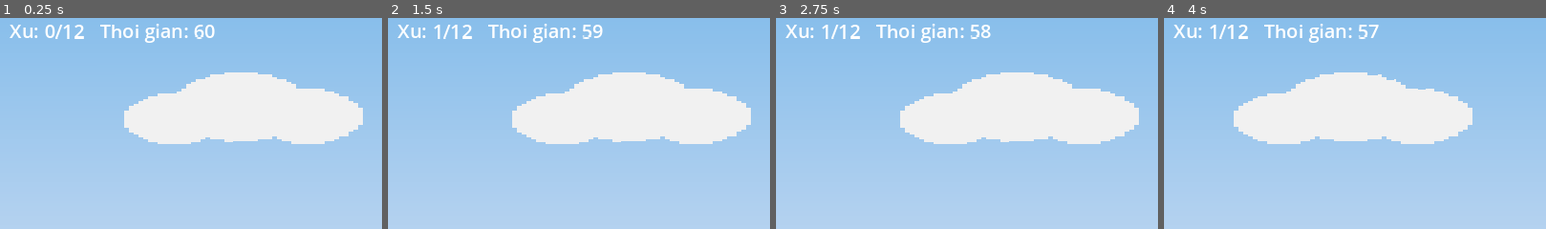
Above: before the commit, frames 1-4 (left to right).
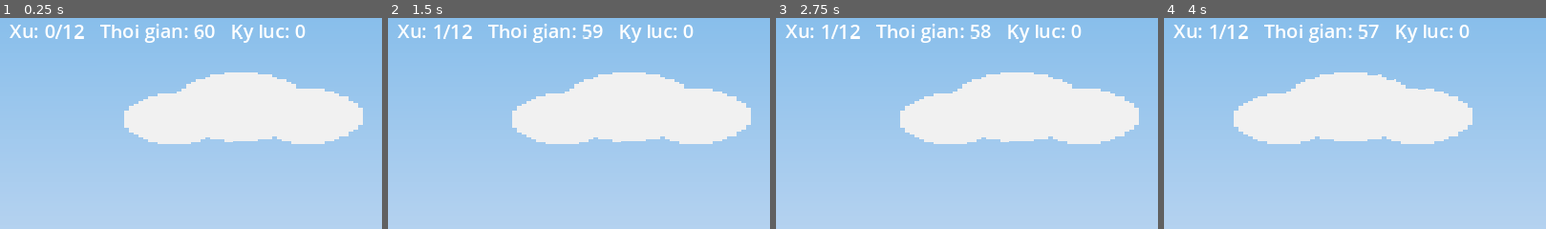
Above: after the commit, the same moments.

Repository: dokhanh1688lc1-hash/MrKStudioGame
Game: Godot game, scene res://main.tscn
Same seed, same stepped clock (60 frames per second), same inputs: the game is played once before the commit and once after it.
Inputs:
- Up to frame 1 (0.25 s): no input
- Up to frame 2 (1.5 s): tap Enter at 0.5 s; hold Right (move_right) from 0.53 s (still down); tap Space (jump) at 0.6, 0.77, 1.07, 1.35 s
- Up to frame 3 (2.75 s): tap Space (jump) at 1.52, 1.82, 2.1 s; release Right (move_right) at 2.03 s; hold Left (move_left) from 2.03 s (still down)
- Up to frame 4 (4 s): release Left (move_left) at 2.78 s; hold Right (move_right) from 2.78 s (still down); tap Space (jump) at 2.85, 3.02, 3.32, 3.6, 3.77 s
The pictures show only the part of the screen within x 0-50%, y 0-50%; the shares and areas given below are measured in that part.

The runs differ from the first frame. In frame 1, 0.5% of the frame differs, in the area x 60-80%, y 3-12%; in frame 2, 0.5%; in frame 3, 0.5%; in frame 4, 0.5%.

Commit message:
Add production features: documents, QA tests, builds+release checklist, finance, analytics, studio manager, 13 department pages; extend Godot sample; honest roadmap audit
Co-Authored-By: Claude Sonnet 5.5 <noreply@anthropic.com>
Claude-Session: https://claude.ai/code/session_01YDXSrZaQr7gfjFuCFX2Zii

Diff:
--- a/samples/godot-coin-dash/scripts/main.gd
+++ b/samples/godot-coin-dash/scripts/main.gd
@@ -18,6 +18,7 @@
 ]
 
 var player: Player
+var best: Dictionary = {"score": 0, "time_left": 0.0}
 var score := 0
 var time_left := TIME_LIMIT
 var finished := false
@@ -28,6 +29,7 @@
 
 
 func _ready() -> void:
+	best = Progress.load_best()
 	_setup_input()
 	_build_background()
 	for p in PLATFORMS:
@@ -53,7 +55,7 @@
 	if finished:
 		return
 	time_left = maxf(0.0, time_left - delta)
-	_label.text = "Xu: %d/%d   Thoi gian: %d" % [score, COINS.size(), ceili(time_left)]
+	_label.text = "Xu: %d/%d   Thoi gian: %d   Ky luc: %d" % [score, COINS.size(), ceili(time_left), best["score"]]
 	if time_left <= 0.0:
 		_finish("Het gio! Diem: %d/%d\nNhan R de choi lai" % [score, COINS.size()])
 
@@ -68,6 +70,10 @@
 func _finish(text: String) -> void:
 	finished = true
 	player.enabled = false
+	var new_record := Progress.record(score, time_left)
+	if new_record:
+		best = Progress.load_best()
+		text += "\nKy luc moi!"
 	_msg.text = text
 	_msg.visible = true
 
--- /dev/null
+++ b/samples/godot-coin-dash/scripts/progress.gd
@@ -0,0 +1,33 @@
+class_name Progress
+extends RefCounted
+## Luu tien trinh (ky luc) vao user://. Logic thuan, de kiem thu headless.
+
+const DEFAULT_PATH := "user://coin_dash.cfg"
+
+
+## Ky luc moi neu nhieu xu hon, hoac bang xu nhung con nhieu thoi gian hon.
+static func is_better(score: int, time_left: float, best_score: int, best_time_left: float) -> bool:
+	if score != best_score:
+		return score > best_score
+	return time_left > best_time_left
+
+
+static func load_best(path: String = DEFAULT_PATH) -> Dictionary:
+	var cfg := ConfigFile.new()
+	if cfg.load(path) != OK:
+		return {"score": 0, "time_left": 0.0}
+	return {
+		"score": int(cfg.get_value("progress", "best_score", 0)),
+		"time_left": float(cfg.get_value("progress", "best_time_left", 0.0)),
+	}
+
+
+## Tra ve true neu da ghi ky luc moi.
+static func record(score: int, time_left: float, path: String = DEFAULT_PATH) -> bool:
+	var best := load_best(path)
+	if not is_better(score, time_left, best["score"], best["time_left"]):
+		return false
+	var cfg := ConfigFile.new()
+	cfg.set_value("progress", "best_score", score)
+	cfg.set_value("progress", "best_time_left", time_left)
+	return cfg.save(path) == OK
--- /dev/null
+++ b/samples/godot-coin-dash/tests/run_tests.gd
@@ -0,0 +1,39 @@
+extends SceneTree
+## Chay: godot --headless --path . --script tests/run_tests.gd
+## Thoat voi ma 0 neu tat ca dat, 1 neu co test that bai.
+
+var _failed := 0
+
+
+func _check(name: String, ok: bool) -> void:
+	if ok:
+		print("PASS  ", name)
+	else:
+		print("FAIL  ", name)
+		_failed += 1
+
+
+func _init() -> void:
+	_check("nhieu xu hon la ky luc", Progress.is_better(5, 10.0, 4, 50.0))
+	_check("it xu hon khong phai ky luc", not Progress.is_better(3, 50.0, 4, 1.0))
+	_check("bang xu, con nhieu thoi gian hon la ky luc", Progress.is_better(12, 30.0, 12, 20.0))
+	_check("bang het khong phai ky luc", not Progress.is_better(12, 20.0, 12, 20.0))
+
+	var path := "user://coin_dash_test.cfg"
+	DirAccess.remove_absolute(ProjectSettings.globalize_path(path))
+	_check("chua co file -> ky luc 0", Progress.load_best(path)["score"] == 0)
+	_check("ghi ky luc dau tien", Progress.record(7, 12.5, path))
+	var b := Progress.load_best(path)
+	_check("doc lai dung diem", b["score"] == 7)
+	_check("doc lai dung thoi gian", is_equal_approx(b["time_left"], 12.5))
+	_check("khong ghi de ky luc tot hon", not Progress.record(5, 40.0, path))
+	_check("ky luc van la 7", Progress.load_best(path)["score"] == 7)
+	DirAccess.remove_absolute(ProjectSettings.globalize_path(path))
+
+	var main_script: GDScript = load("res://scripts/main.gd")
+	_check("main.gd nap duoc", main_script != null)
+	for res in ["player.png", "coin.png", "tile.png", "background.png", "coin.wav", "jump.wav"]:
+		_check("co tai san " + res, ResourceLoader.exists("res://assets/" + res))
+
+	print("Tong so test that bai: ", _failed)
+	quit(1 if _failed > 0 else 0)
Not shown, added: samples/godot-coin-dash/tests/test-cases.txt
Not shown, changed: README.md
Not shown, changed: backend/app/main.py
Not shown, changed: backend/app/models.py
Not shown, added: backend/app/routers/production.py
Not shown, changed: backend/app/routers/samples.py
Not shown, changed: backend/app/services/guidance.py
Not shown, changed: backend/app/services/orchestrator.py
Not shown, added: backend/migrations/versions/0009_production.py
Not shown, added: backend/tests/test_production.py
Not shown, changed: backend/tests/test_sample.py
Not shown, changed: docs/ROADMAP.md
(and 10 more such lines)
